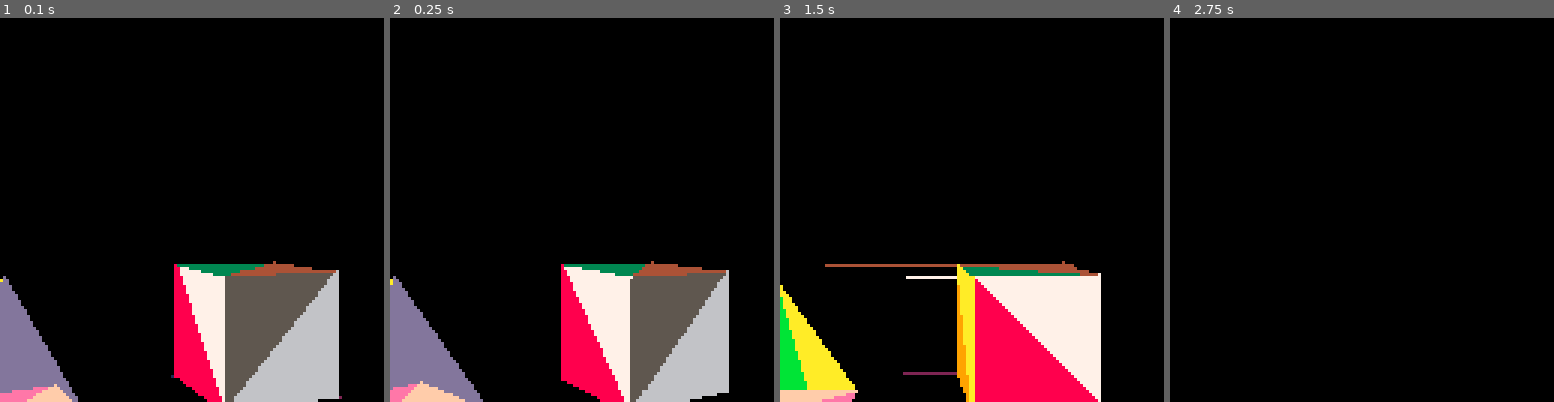
Above: before the commit, frames 1-4 (left to right).
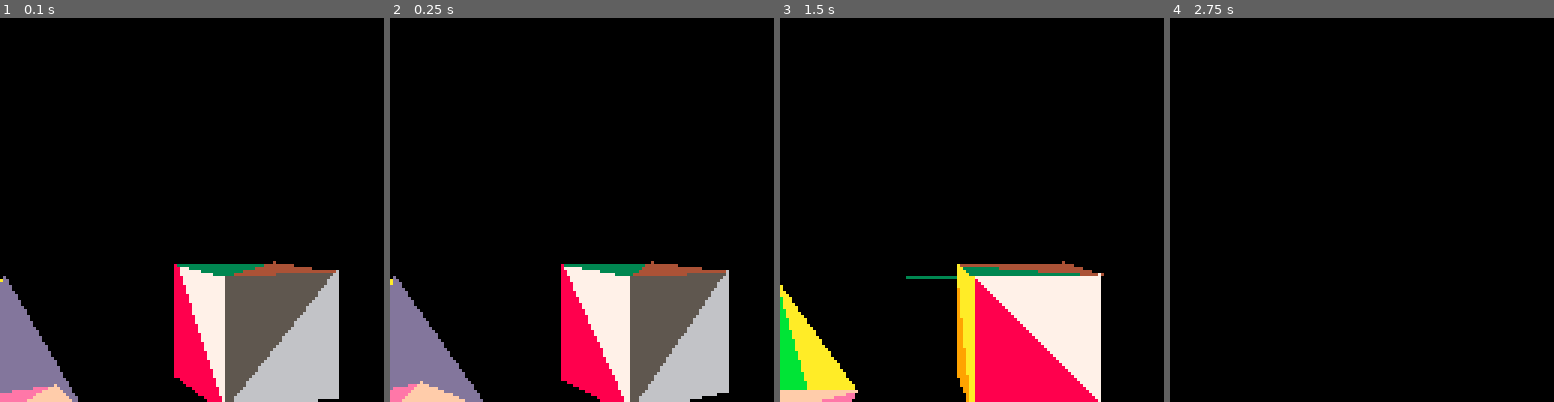
Above: after the commit, the same moments.

Repository: ajbowen249/pico83D
Game: PICO-8 cartridge t2.p8
Two runs of this game, one before a commit and one after it. Both use one fixed random seed, a clock stepped at 60 frames per second and the inputs below.
Inputs:
- Up to frame 1 (0.1 s): no input
- Up to frame 2 (0.25 s): no input
- Up to frame 3 (1.5 s): tap X (X key) at 0.33, 1.07 s; tap O (Z key) at 0.7 s
- Up to frame 4 (2.75 s): hold Right 1.6-2.1 s; tap O (Z key) at 1.7, 2.1, 2.5 s; tap X (X key) at 1.85 s; hold Up 2.15-2.42 s; hold Right from 2.47 s (still down)

The runs differ from the first frame. In frame 1, less than 0.1% of the frame differs, in the area x 44-90%, y 65-100%; in frame 2, less than 0.1%; in frame 3, 0.5%, in the area x 11-85%, y 64-93%; in frame 4, nothing differs.

Commit message:
partial fix for overdraw issues

Diff:
--- a/t2.p8
+++ b/t2.p8
@@ -230,9 +230,14 @@
     line( flr( mainX ), row, flr( offX ), row, color )
 end
 
-function draw_spans( mainX, offX, startY, endY, mainStepX, offStepX, color )
+function draw_spans( mainX, offX, startY, endY, mainStepX, offStepX, color, drawBottom )
     assert( endY >= startY )
-    for row = flr( startY ), flr( endY ) do
+    startY = flr( startY )
+    endY = flr( endY )
+    if not drawBottom then endY-=1 end
+    if endY < startY then endY=startY end
+
+    for row = startY, endY do
         if row >= screenHeight then
             break
         end
@@ -242,6 +247,8 @@
         mainX += mainStepX
         offX += offStepX
     end
+
+    return mainX
 end
 
 function draw_triangle( face, v1, v2, v3 )
@@ -298,18 +305,14 @@
     if hastop then
         local offStepX = (midpoint.x - topmost.x) / (midpoint.y - topmost.y)
         local offX = topmost.x
-        draw_spans(mainX, offX, topmost.y, midpoint.y, mainStepX, offStepX, color)
+        mainX = draw_spans(mainX, offX, topmost.y, midpoint.y, mainStepX, offStepX, color, not hasbottom)
     end
 
     -- Now draw the bottom "half" if applicable
     if hasbottom then
-        if hastop then
-            mainX = topmost.x + ((midpoint.y - topmost.y) * mainStepX)
-        end
-
         local offX = midpoint.x
         local offStepX = (bottommost.x - midpoint.x) / (bottommost.y - midpoint.y)
-        draw_spans(mainX, offX, midpoint.y, bottommost.y, mainStepX, offStepX, color)
+        draw_spans(mainX, offX, midpoint.y, bottommost.y, mainStepX, offStepX, color, true)
     end
 end
 
